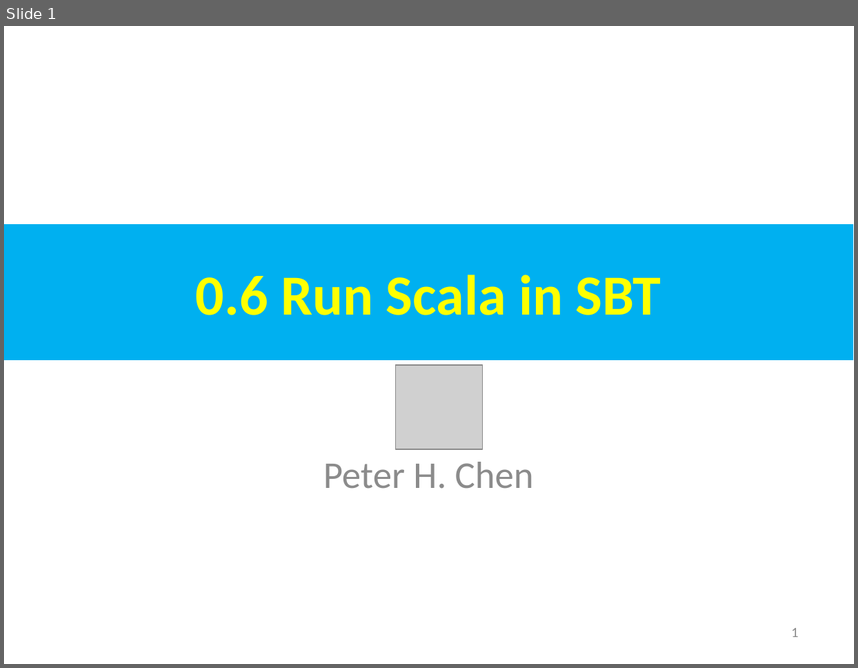
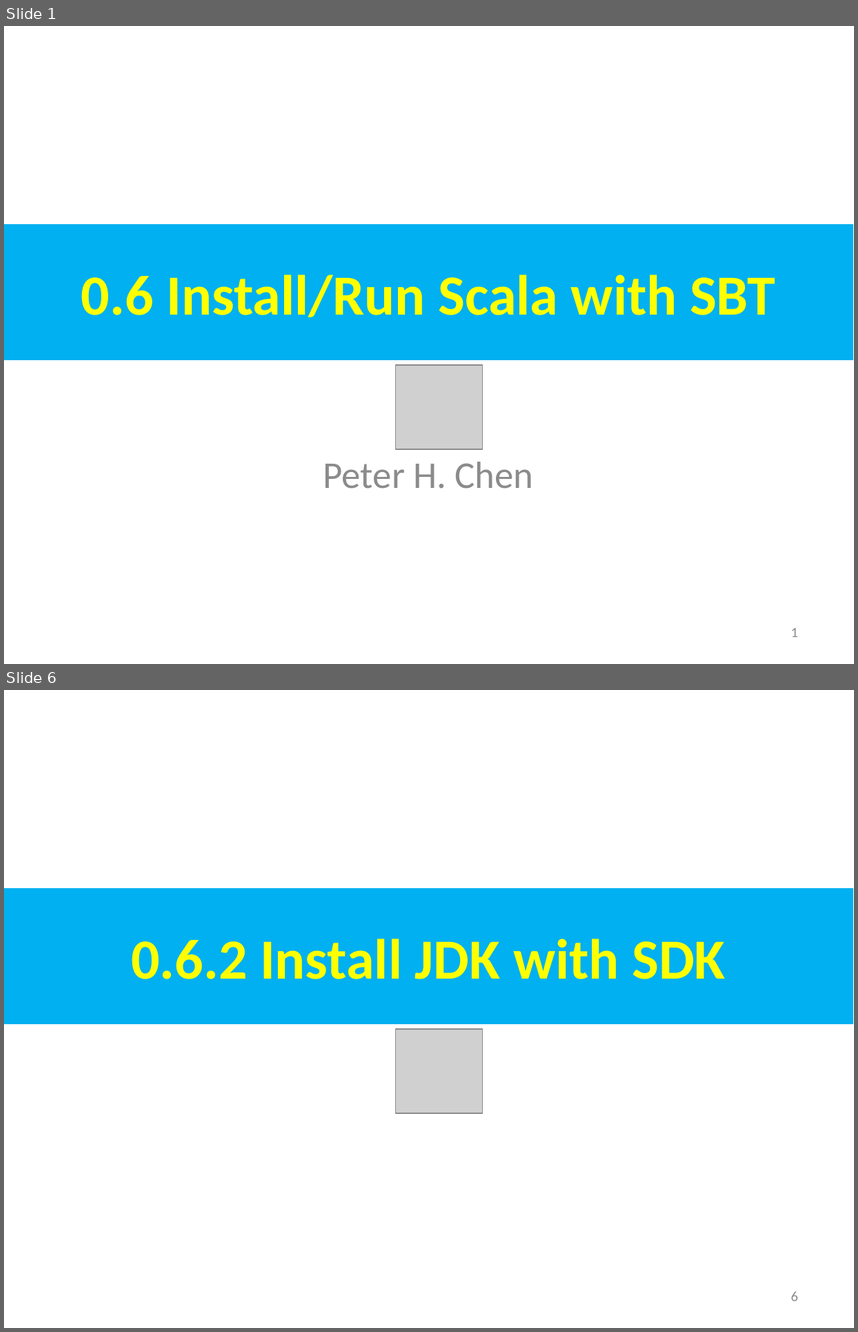
Before and after one commit to peterhchen/AIU_CS800_Chisel, a slide deck: 002_Tool/000_Video/000.06_Run_Scala_SBT.ppt. Shown one above the other, each under a label of ours: slide 1 before the commit, slides 1 and 6 after it; the slides between them are not shown. The pictures are 858x668 and 858x1332 pixels, drawn with LibreOffice and Linux fonts; fonts in the diff are those of the drawing; grey boxes stand for pictures. Boxes give left, top, right and bottom in pixels: in the first picture for what was removed or moved away, otherwise in the second. Text is boxed around its words. In the diff, an @@ line names an element or a change of style, - is before the commit and + after.

```diff
--- a/002_Tool/000_Video/000.06_Run_Scala_SBT.ppt
+++ b/002_Tool/000_Video/000.06_Run_Scala_SBT.ppt
@@ slide 6 added at (4, 690, 854, 1328), background #FFFFFF @@
@@ rectangle added at (4, 888, 853, 1024), fill #00B0F0, 48 pt, text #FFFF00, bold @@
+0.6.2 Install JDK with SDK
@@ picture added at (396, 1029, 483, 1114) @@
@@ page number added at (791, 1291, 798, 1301), 12 pt, text #8B8B8B @@
+6
@@ slide 1 changed as well @@
@@ text in rectangle at (81, 274, 775, 317): text changed @@
-0.6 Run Scala in SBT
+0.6 Install/Run Scala with SBT
```
Also in this commit, not shown: 1 other slide changed, 12 other slides added, 1 slide removed, 2 other files.
